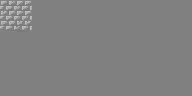
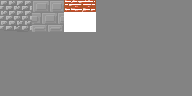
Layers edited between the first and the second 192×96 image:
added layer "cage" above "blocks2" over [64, 0, 96, 12]
added layer "blocks2" above "blocks1" over [31, 1, 64, 32]
painted on "BG" over [0, 0, 192, 96]
